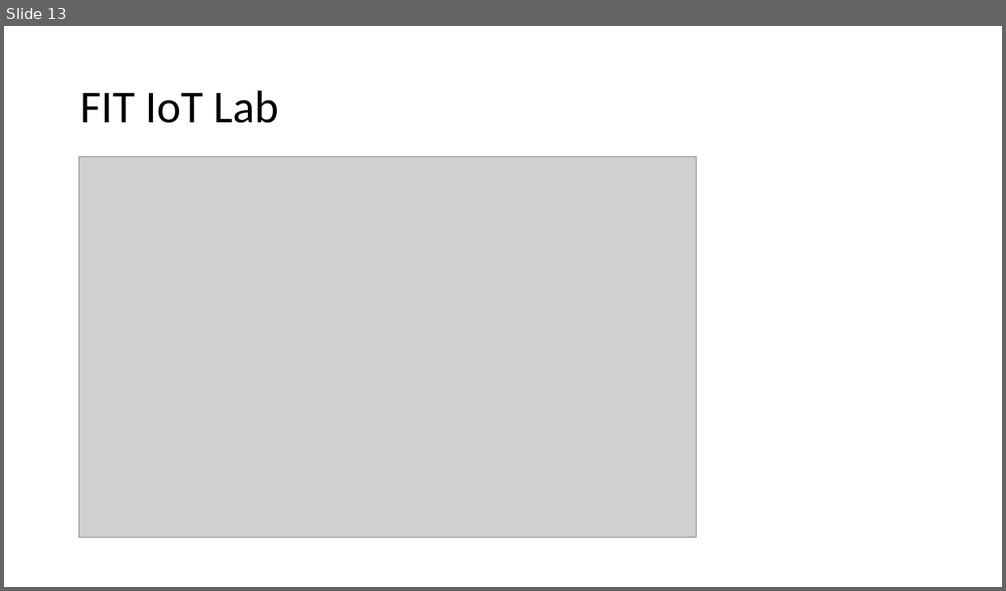
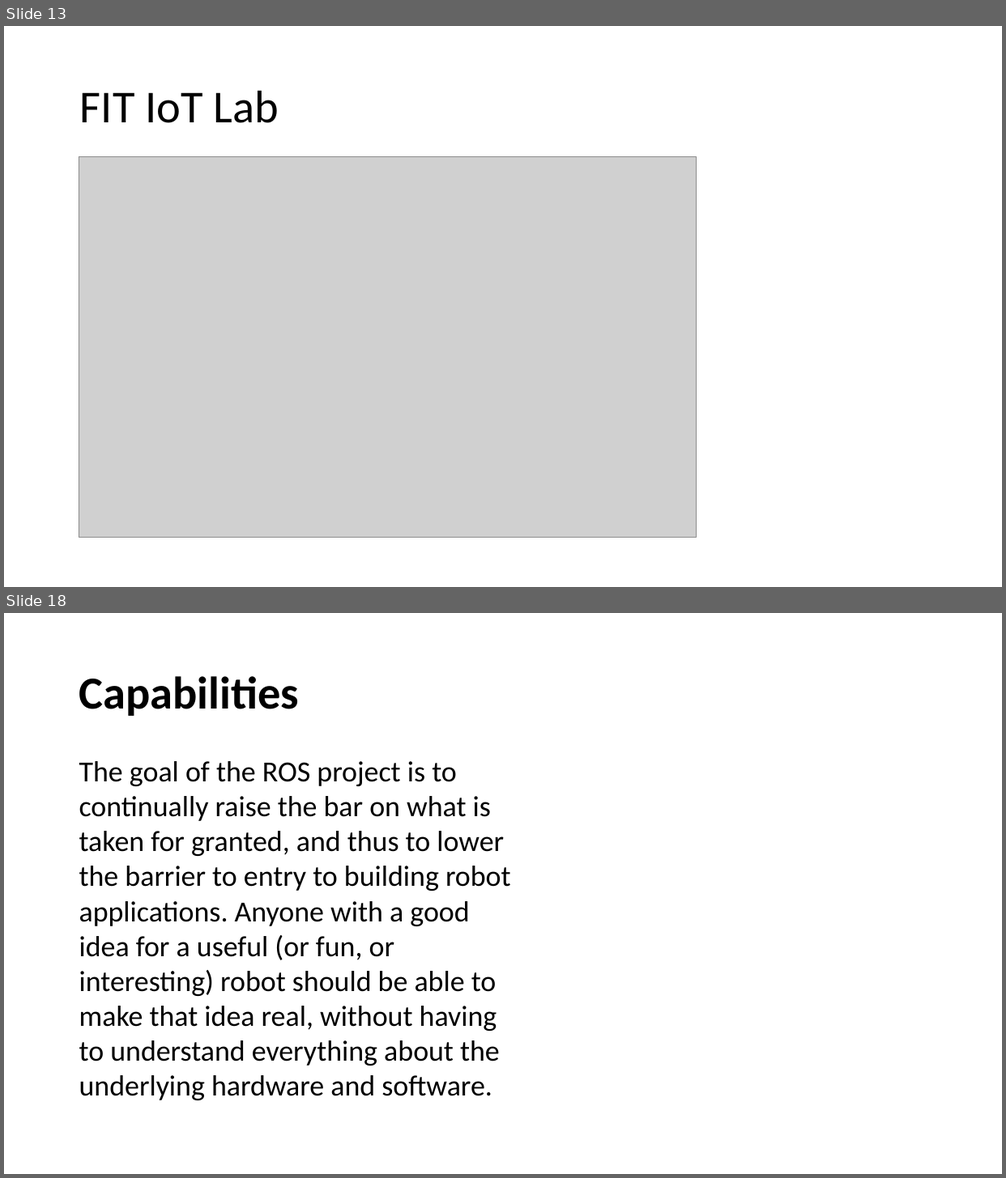
Before and after one commit to dimicom3/NOS, a slide deck: drugi_proj/zephyr.pptx. Shown one above the other, each under a label of ours: slide 13 before the commit, slides 13 and 18 after it; the slides between them are not shown. The pictures are 1006x591 and 1006x1178 pixels, drawn with LibreOffice and Linux fonts; fonts in the diff are those of the drawing; grey boxes stand for pictures. Boxes give left, top, right and bottom in pixels: in the first picture for what was removed or moved away, otherwise in the second. Text is boxed around its words. In the diff, an @@ line names an element or a change of style, - is before the commit and + after.

```diff
--- a/drugi_proj/zephyr.pptx
+++ b/drugi_proj/zephyr.pptx
@@ slide 18 added at [4, 613, 1002, 1174], background #FFFFFF @@
@@ title added at [79, 676, 299, 716], 44 pt, text #000000, bold @@
+Capabilities
@@ text added at [79, 761, 511, 1101], 28 pt, text #000000 @@
+The goal of the ROS project is to continually raise the bar on what is taken for granted, and thus to lower the barrier to entry to building robot applications. Anyone with a good idea for a useful (or fun, or interesting) robot should be able to make that idea real, without having to understand everything about the underlying hardware and software.
```
Also in this commit, not shown: 6 other slides added, 14 other files.
